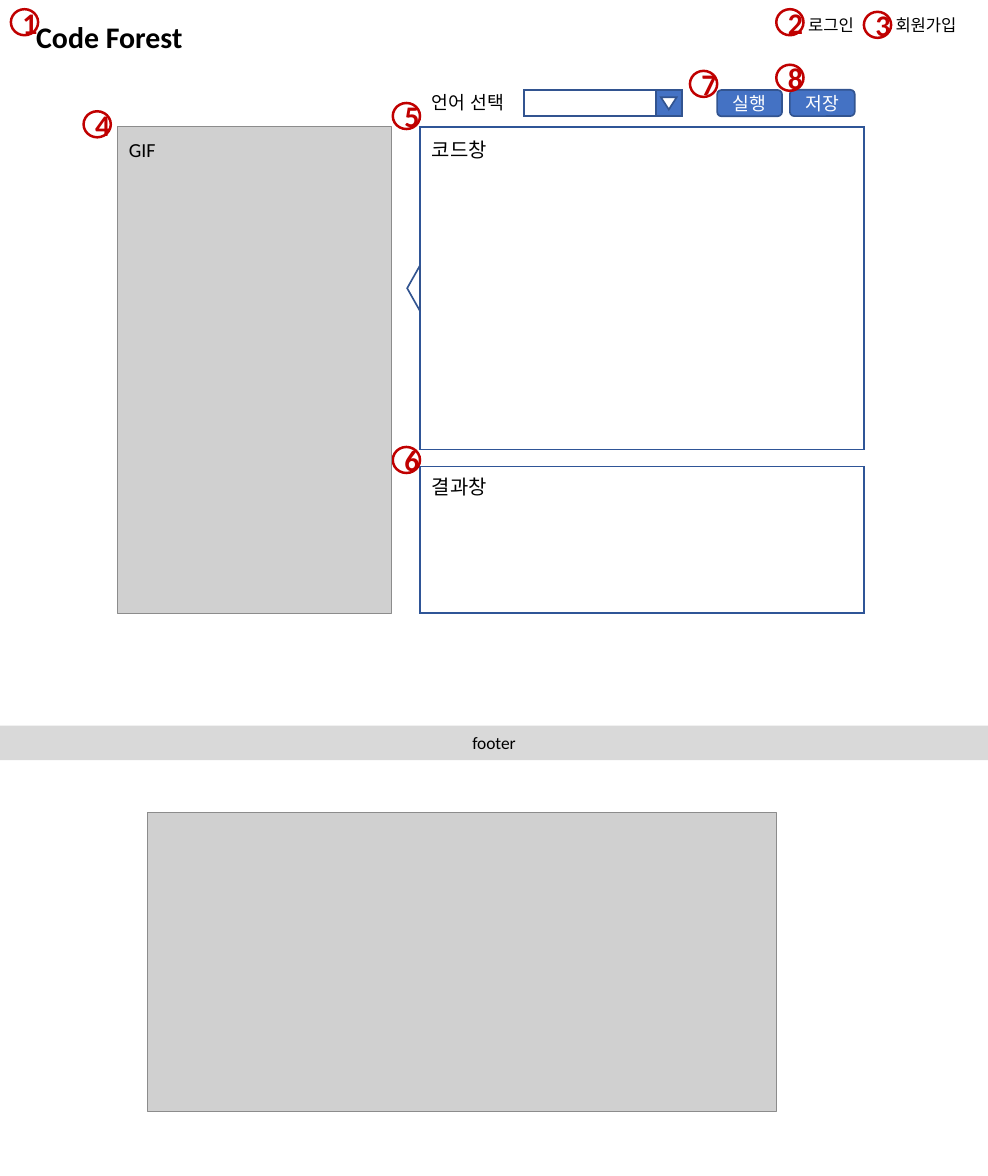
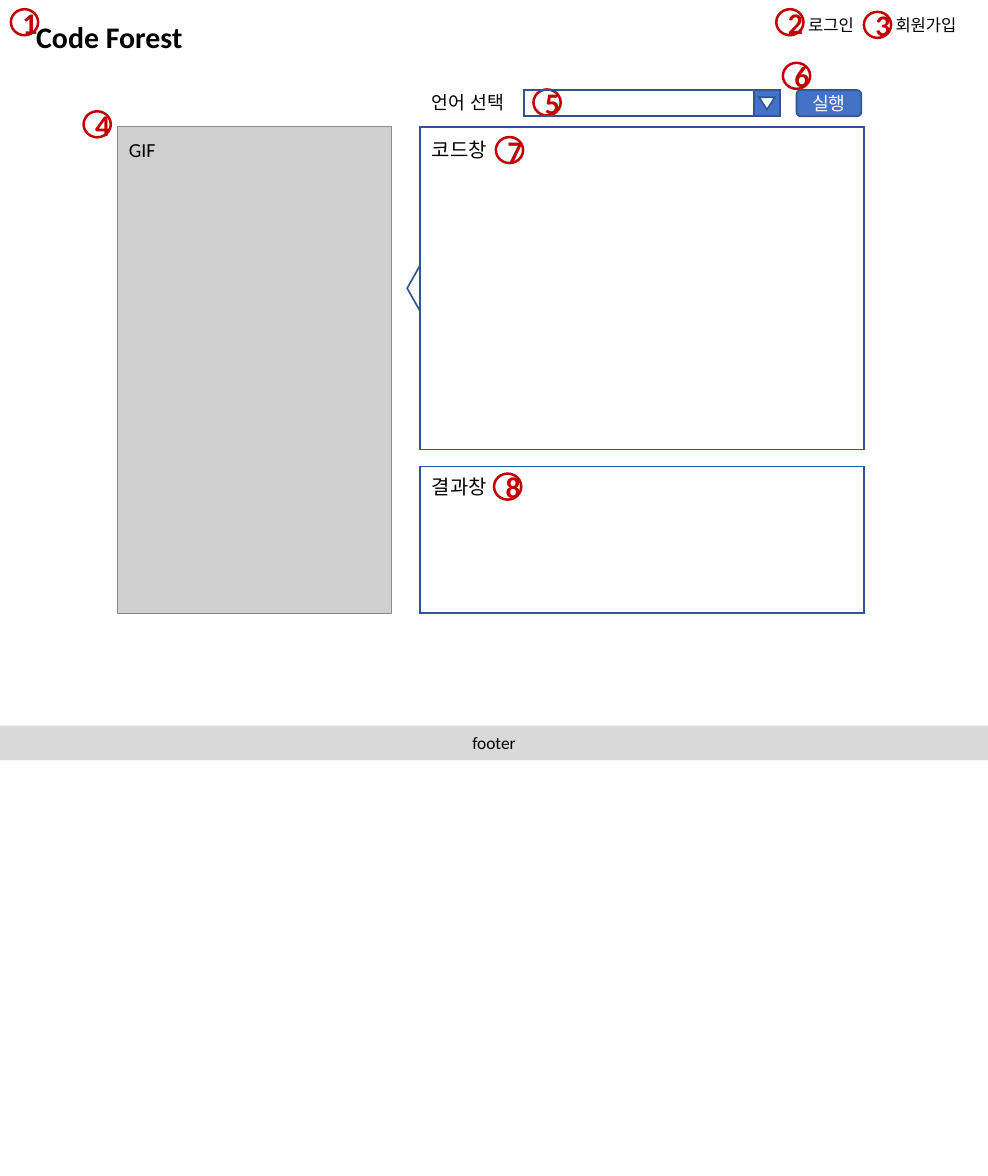
Before and after one commit to btcdd/document, a slide deck: slide 2 of 스토리보드.pptx. Drawn at 988x1176 pixels with LibreOffice and Linux fonts; fonts in the diff are those of the drawing; grey boxes stand for pictures. Boxes give left, top, right and bottom in pixels: in the first picture for what was removed or moved away, otherwise in the second. Text is boxed around its words. In the diff, an @@ line names an element or a change of style, - is before the commit and + after.

```diff
--- a/스토리보드.pptx
+++ b/스토리보드.pptx
@@ ellipse "5": place and size @@
-ellipse "5" at [393,103,421,129]
+ellipse "5" at [533,90,560,116]
@@ ellipse "6": place and size @@
-ellipse "6" at [393,447,421,473]
+ellipse "6" at [783,63,810,90]
@@ rectangle: place and size @@
-rectangle at [524,90,682,116]
+rectangle at [524,90,780,116]
@@ rectangle: place and size @@
-rectangle at [656,91,682,116]
+rectangle at [754,91,780,116]
@@ triangle: place and size @@
-triangle at [661,97,676,109]
+triangle at [759,97,774,109]
@@ rounded rectangle removed at [790,90,854,116] @@
-저장
@@ rounded rectangle "실행": place and size @@
-rounded rectangle "실행" at [717,90,781,116]
+rounded rectangle "실행" at [796,90,860,116]
@@ ellipse "7": place and size @@
-ellipse "7" at [689,70,717,97]
+ellipse "7" at [496,137,523,164]
@@ ellipse "8": place and size @@
-ellipse "8" at [777,65,804,91]
+ellipse "8" at [493,473,521,499]
@@ picture removed at [147,812,775,1111] @@
```
Also in this commit, not shown: 12 other slides changed, 6 slides added, 22 slides removed.
